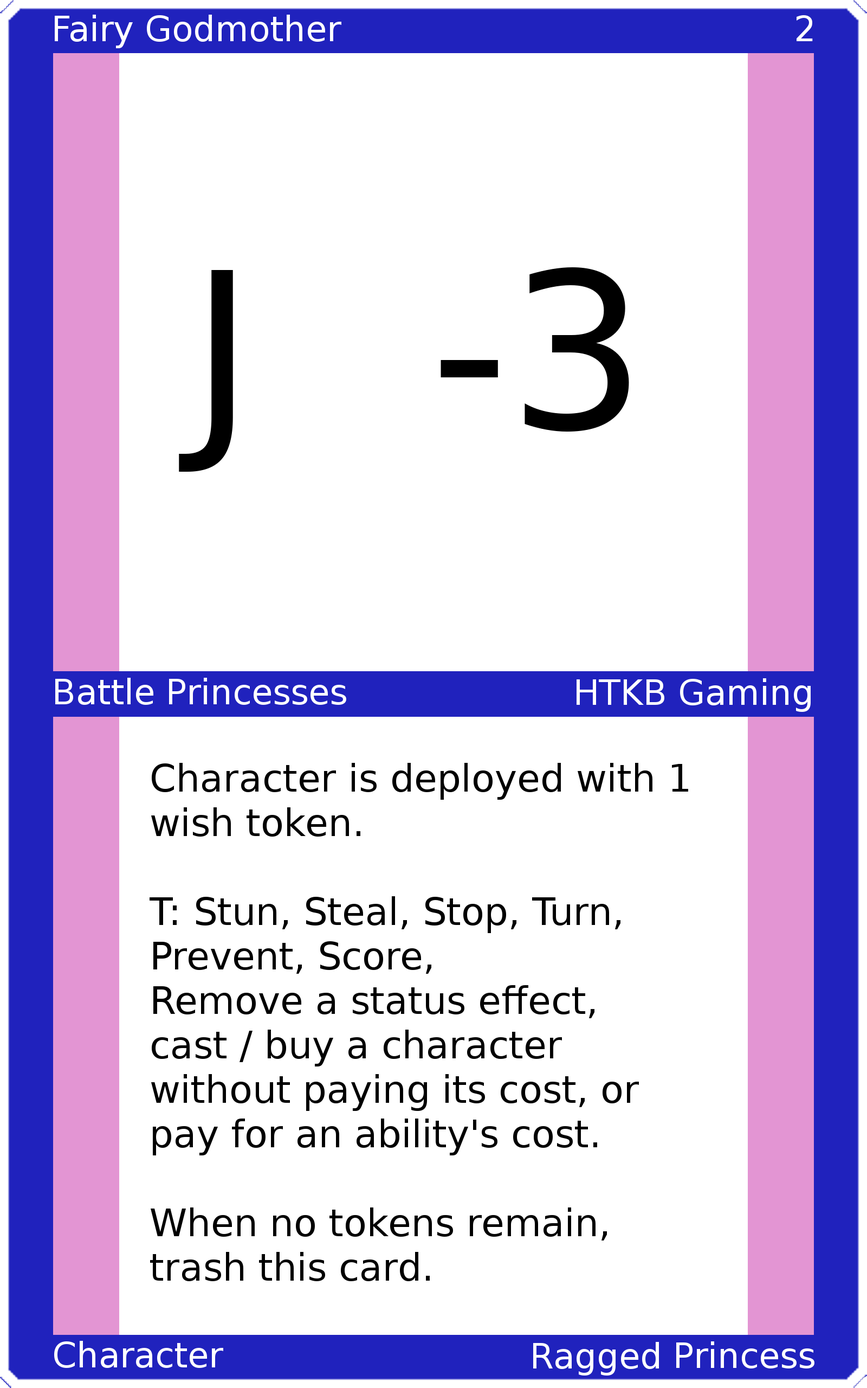
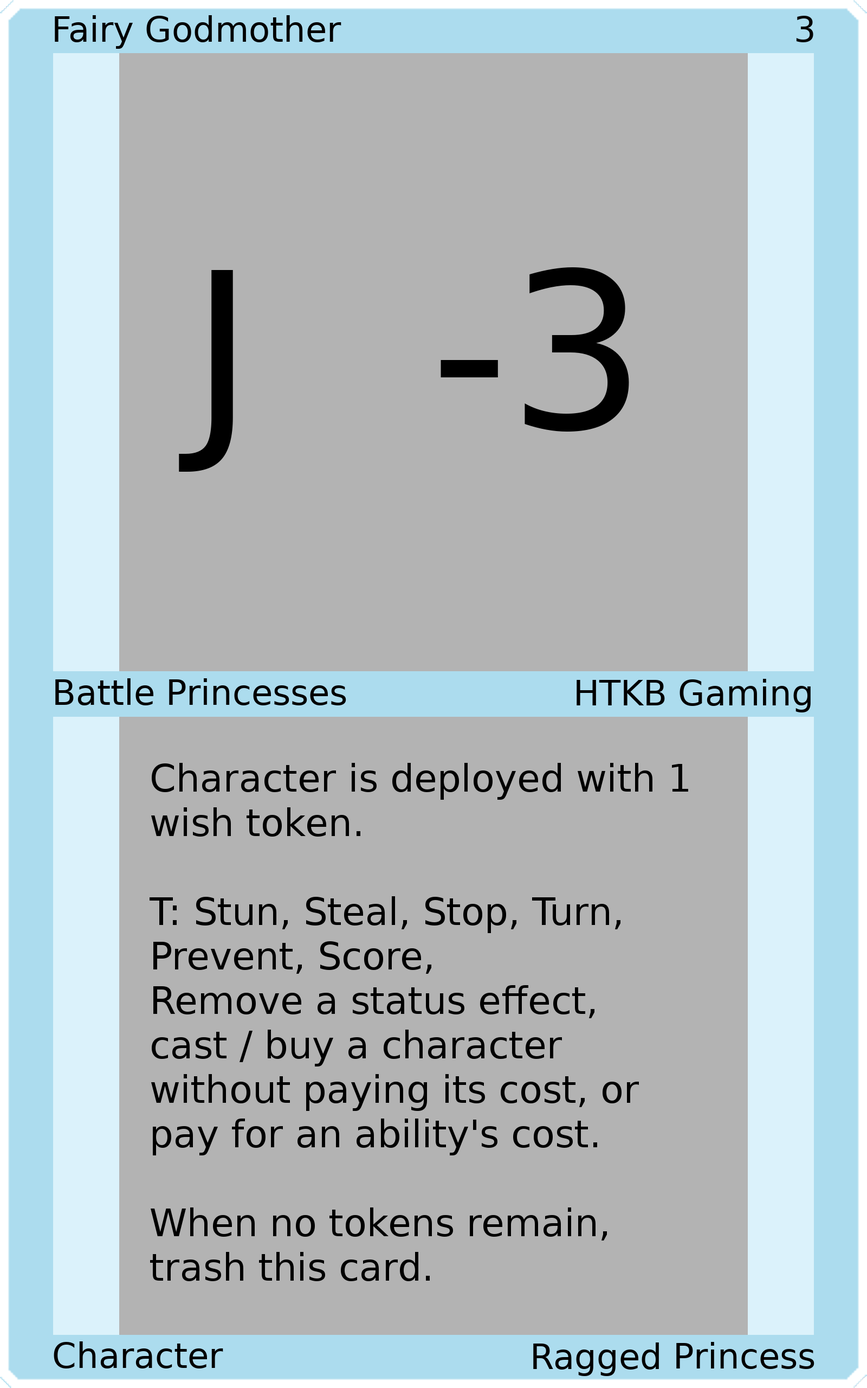
Two versions of the same layered image (867 x 1388). Layer-by-layer changes:
painted on "Upper Left" over [54, 14, 342, 49]
painted on "Upper Right" over [796, 15, 814, 43]
painted on "Mid Left" over [55, 677, 347, 706]
painted on "Mid Right" over [576, 678, 811, 713]
painted on "Bottom Left" over [53, 1340, 224, 1369]
painted on "Bottom Right" over [533, 1340, 815, 1376]
painted on "Border" over [0, 0, 867, 1388]
painted on "Top Background" over [119, 52, 748, 673]
painted on "Bottom Background" over [119, 715, 748, 1336]
painted on "Background" over [35, 35, 832, 1352]
